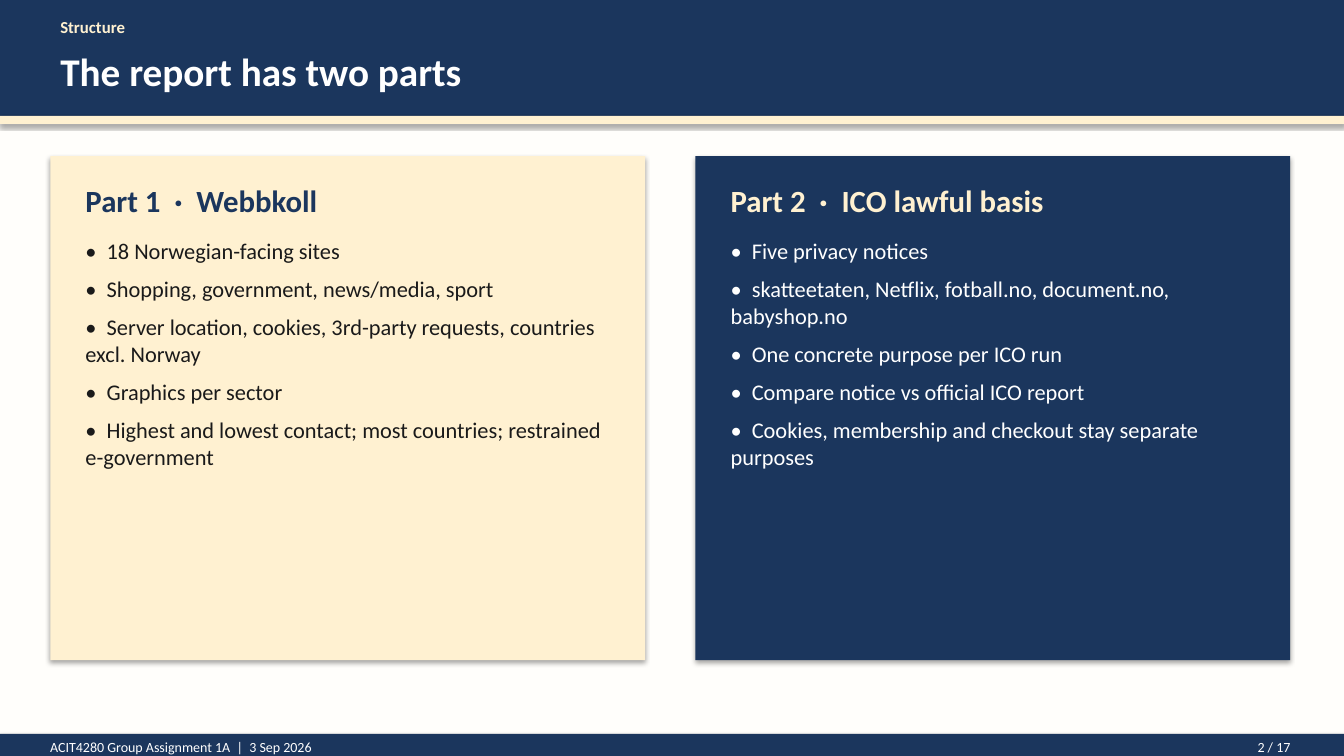
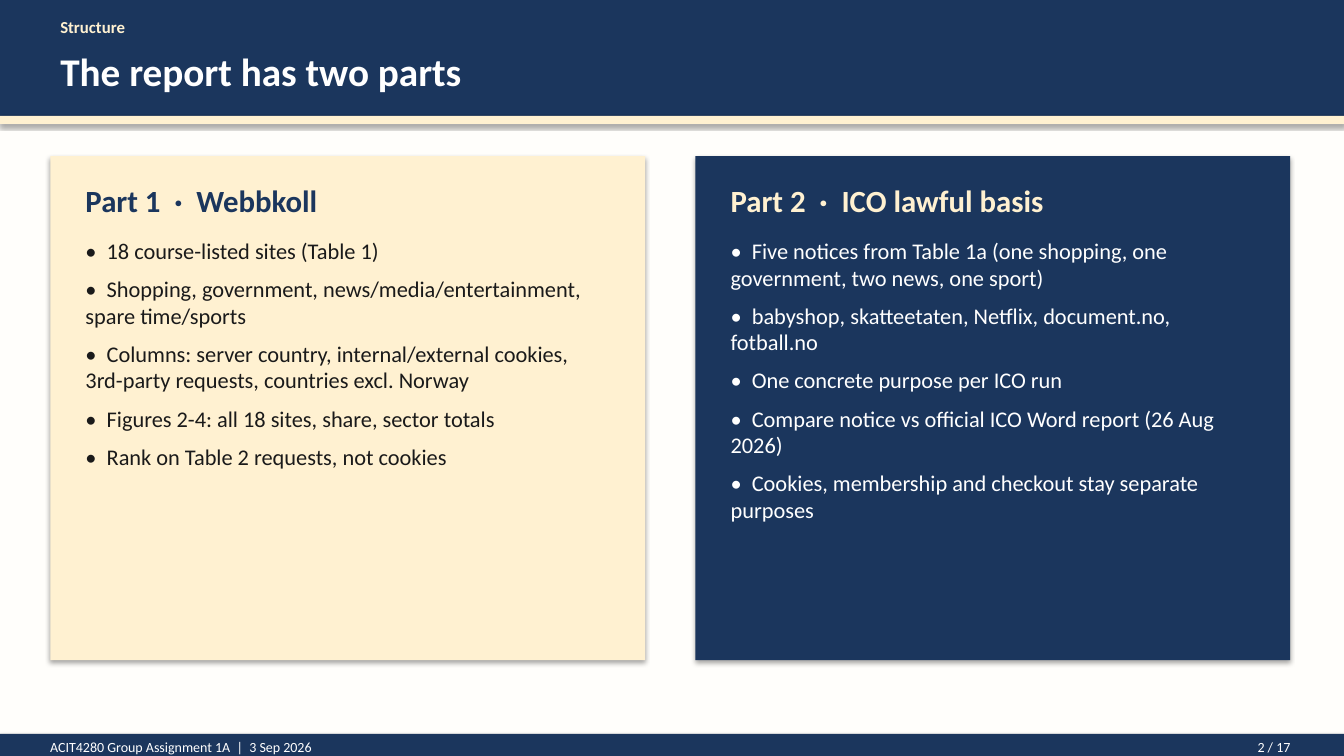
Before and after one commit to kasa031/Bacheloroppgave, a slide deck: slide 2 of ACIT4280_1A_presentation.pptx. Drawn at 1344x756 pixels with LibreOffice and Linux fonts; fonts in the diff are those of the drawing. Boxes give left, top, right and bottom in pixels: in the first picture for what was removed or moved away, otherwise in the second. Text is boxed around its words. In the diff, an @@ line names an element or a change of style, - is before the commit and + after.

```diff
--- a/ACIT4280_1A_presentation.pptx
+++ b/ACIT4280_1A_presentation.pptx
@@ text at bbox=[85, 243, 581, 469]: text changed @@
-• 18 Norwegian-facing sites
-• Shopping, government, news/media, sport
-• Server location, cookies, 3rd-party requests, countries excl. Norway
-• Graphics per sector
-• Highest and lowest contact; most countries; restrained e-government
+• 18 course-listed sites (Table 1)
+• Shopping, government, news/media/entertainment, spare time/sports
+• Columns: server country, internal/external cookies, 3rd-party requests, countries excl. Norway
+• Figures 2-4: all 18 sites, share, sector totals
+• Rank on Table 2 requests, not cookies
@@ text at bbox=[731, 243, 1170, 350]: text changed @@
-• Five privacy notices
-• skatteetaten, Netflix, fotball.no, document.no, babyshop.no
+• Five notices from Table 1a (one shopping, one government, two news, one sport)
+• babyshop, skatteetaten, Netflix, document.no, fotball.no
@@ text at bbox=[731, 411, 1214, 456]: text changed @@
-• Compare notice vs official ICO report
+• Compare notice vs official ICO Word report (26 Aug 2026)
```
Also in this commit, not shown: 9 other slides changed, 4 other files.
